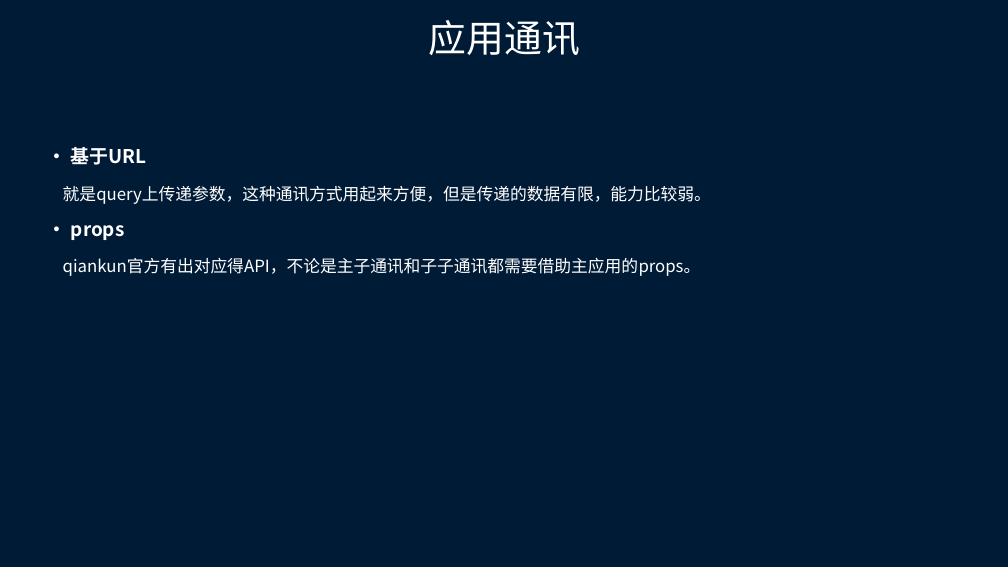
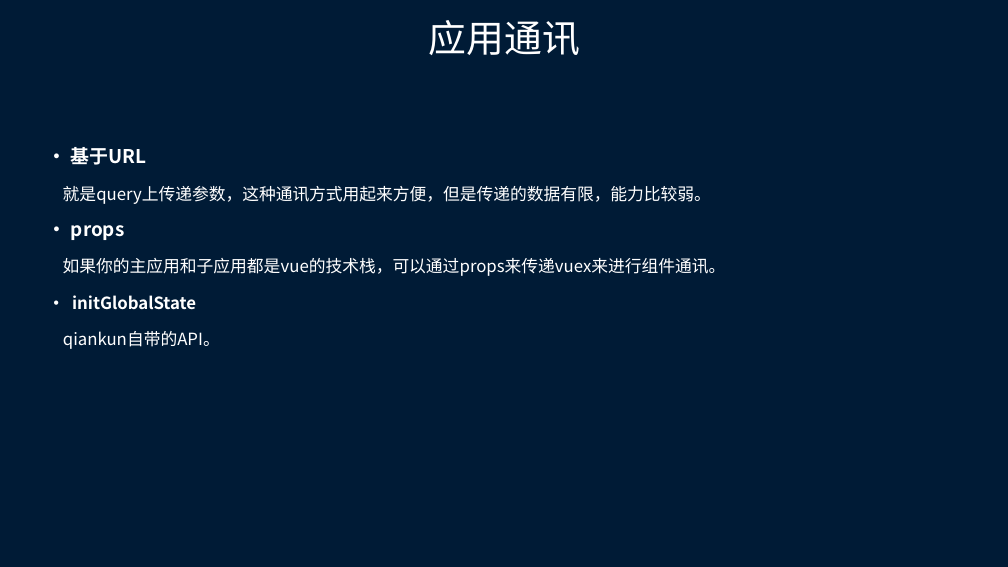
Before and after one commit to cookiepool/summary, a slide deck: slide 22 of 微前端.pptx. Drawn at 1008x567 pixels with LibreOffice and Linux fonts; fonts in the diff are those of the drawing. Boxes give left, top, right and bottom in pixels: in the first picture for what was removed or moved away, otherwise in the second. Text is boxed around its words. In the diff, an @@ line names an element or a change of style, - is before the commit and + after.

Commit message:
update

```diff
--- a/微前端.pptx
+++ b/微前端.pptx
@@ text at (63, 258, 726, 349): text changed @@
-qiankun官方有出对应得API，不论是主子通讯和子子通讯都需要借助主应用的props。
+如果你的主应用和子应用都是vue的技术栈，可以通过props来传递vuex来进行组件通讯。
+· initGlobalState
+qiankun自带的API。
```
Also in this commit, not shown: 1 other slide changed.
